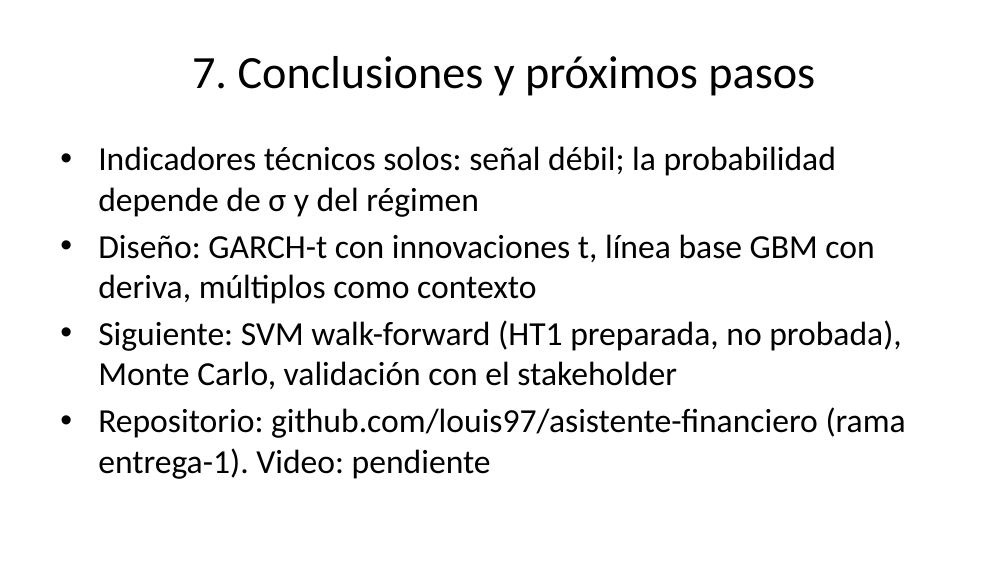
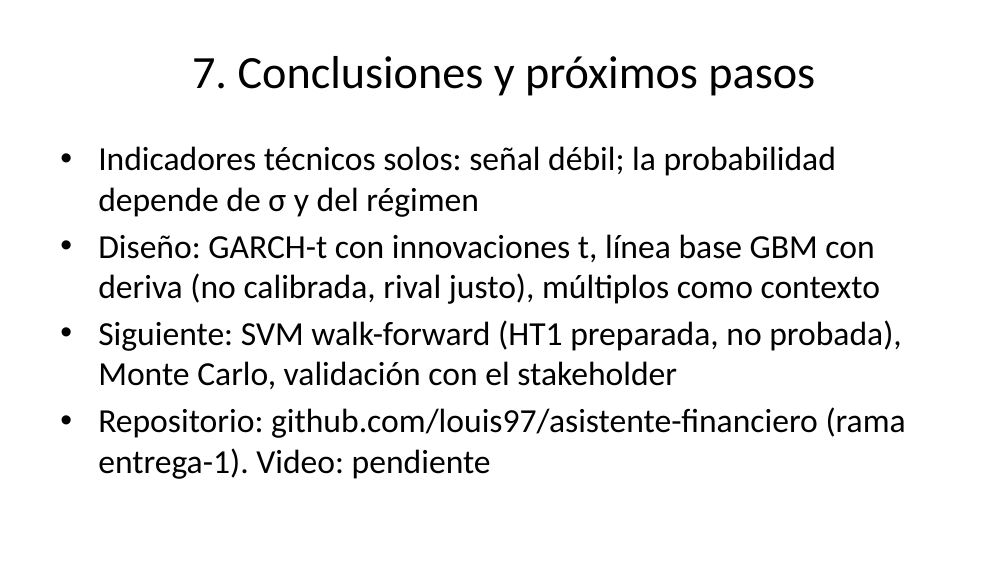
Before and after one commit to louis97/asistente-financiero, a slide deck: slide 12 of entregables/entrega_1/presentacion.pptx. Drawn at 1008x567 pixels with LibreOffice and Linux fonts; fonts in the diff are those of the drawing. Boxes give left, top, right and bottom in pixels: in the first picture for what was removed or moved away, otherwise in the second. Text is boxed around its words. In the diff, an @@ line names an element or a change of style, - is before the commit and + after.

```diff
--- a/entregables/entrega_1/presentacion.pptx
+++ b/entregables/entrega_1/presentacion.pptx
@@ text at box(98, 234, 880, 304): text changed @@
-• Diseño: GARCH-t con innovaciones t, línea base GBM con deriva, múltiplos como contexto
+• Diseño: GARCH-t con innovaciones t, línea base GBM con deriva (no calibrada, rival justo), múltiplos como contexto
```
Also in this commit, not shown: 3 other slides changed, 2 other files.
